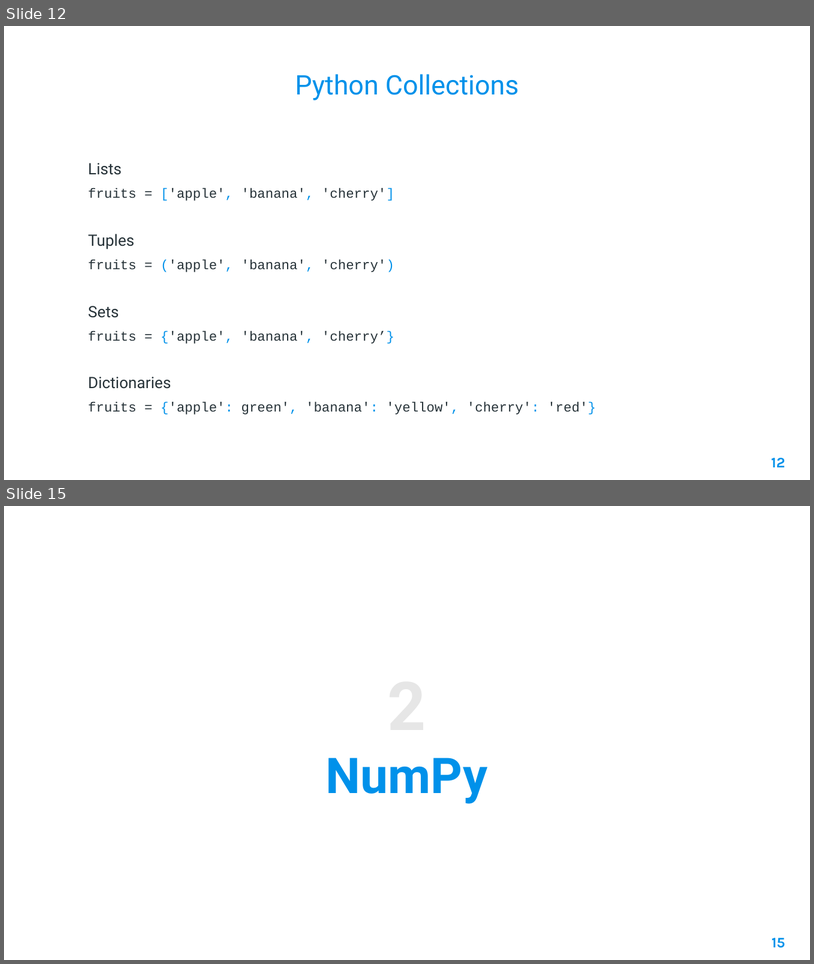
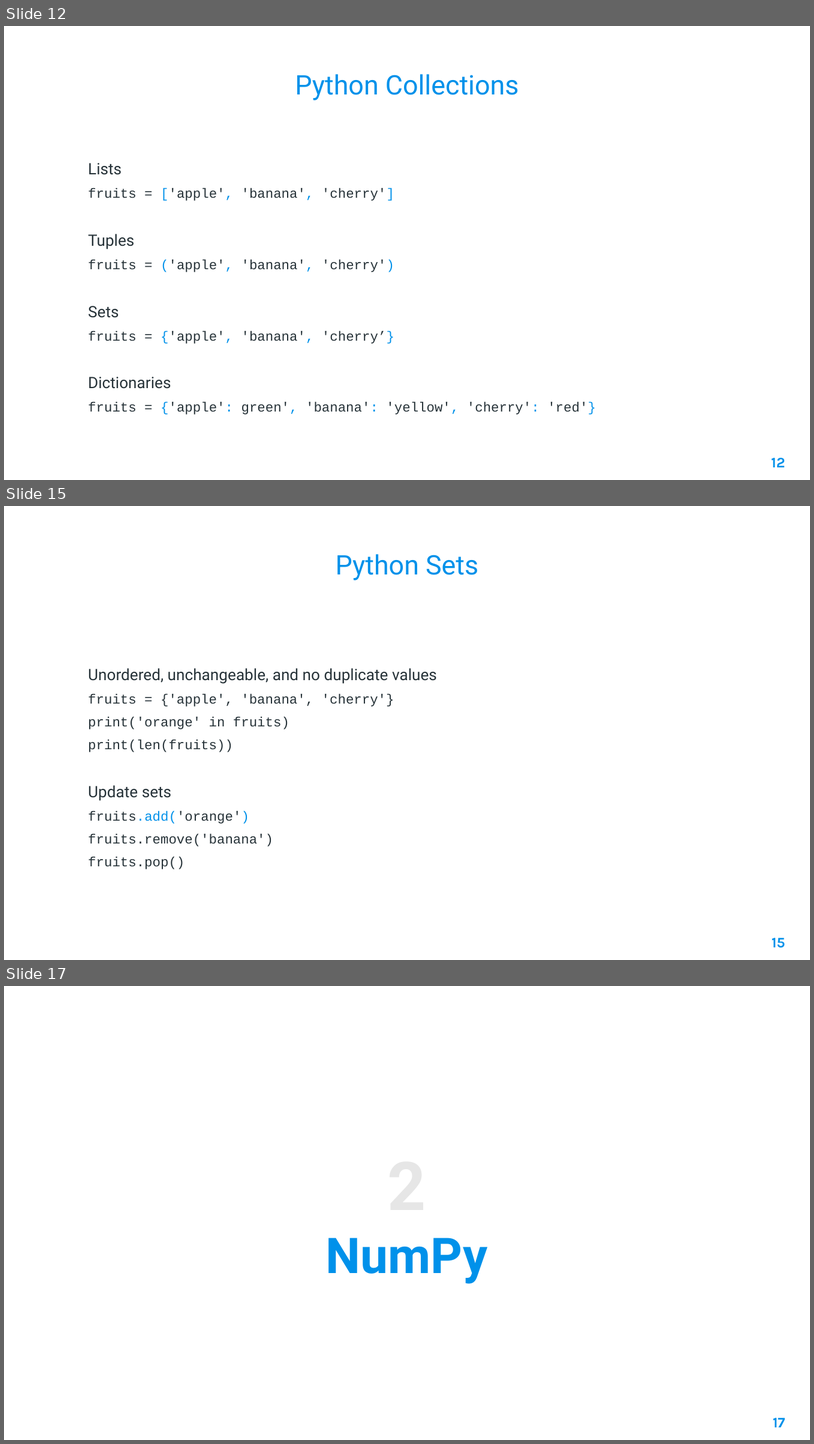
Before and after one commit to AleeRezaa/learn-python, a slide deck: Python.pptx. Shown one above the other, each under a label of ours: slides 12 and 15 before the commit, slides 12, 15 and 17 after it; the slides between them are not shown. The pictures are 814x964 and 814x1444 pixels, drawn with LibreOffice and Linux fonts; fonts in the diff are those of the drawing; background and template pictures are left out. Boxes give left, top, right and bottom in pixels: in the first picture for what was removed or moved away, otherwise in the second. Text is boxed around its words. In the diff, an @@ line names an element or a change of style, - is before the commit and + after.

Commit message:
add sets

```diff
--- a/Python.pptx
+++ b/Python.pptx
@@ slide 15 added at (x1=4, y1=506, x2=810, y2=960), background picture (left out) @@
@@ title added at (x1=336, y1=554, x2=479, y2=580), 24 pt, text #0091EA @@
+Python Sets
@@ text added at (x1=88, y1=668, x2=437, y2=869), 12 pt, text #263238 @@
+Unordered, unchangeable, and no duplicate values
+fruits = {'apple', 'banana', 'cherry'}
+print('orange' in fruits)
+print(len(fruits))
+Update sets
+fruits.add('orange')
+fruits.remove('banana')
+fruits.pop()
@@ page number added at (x1=772, y1=937, x2=786, y2=948), 13 pt, text #0091EA, bold @@
+15
@@ what was slide 15 is now slide 17 @@
@@ page number at (x1=773, y1=1417, x2=786, y2=1427): text changed @@
-15
+17
```
Also in this commit, not shown: 2 slides changed, 1 other slide added.
